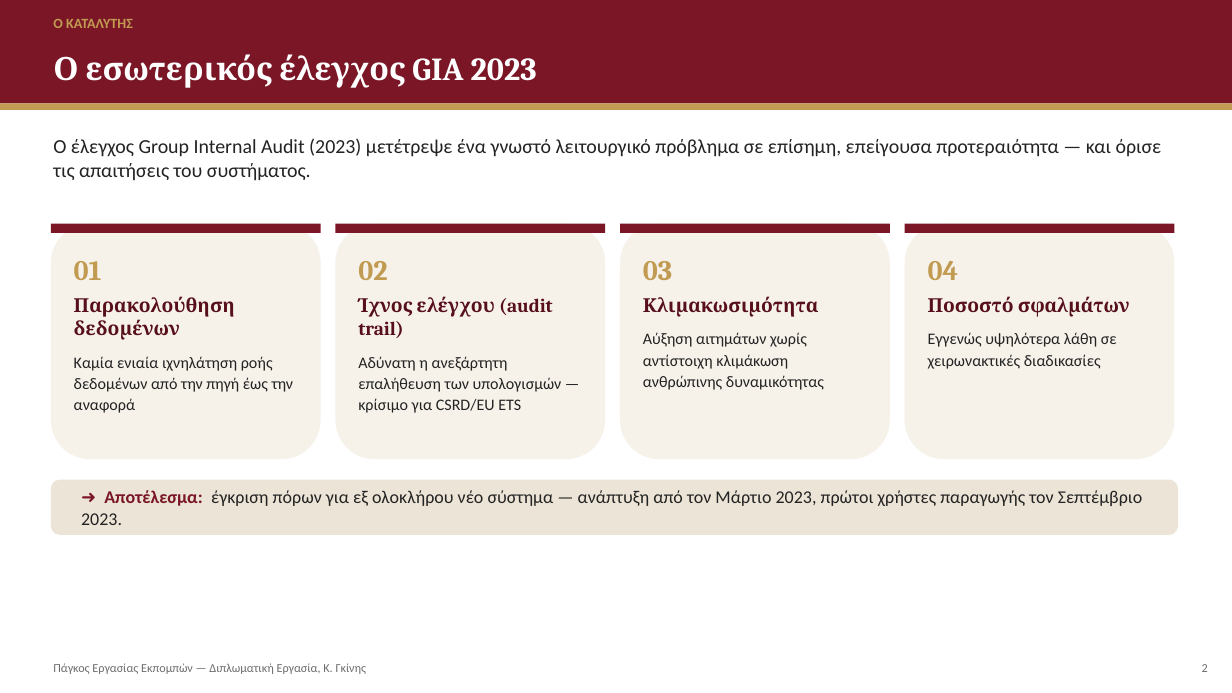
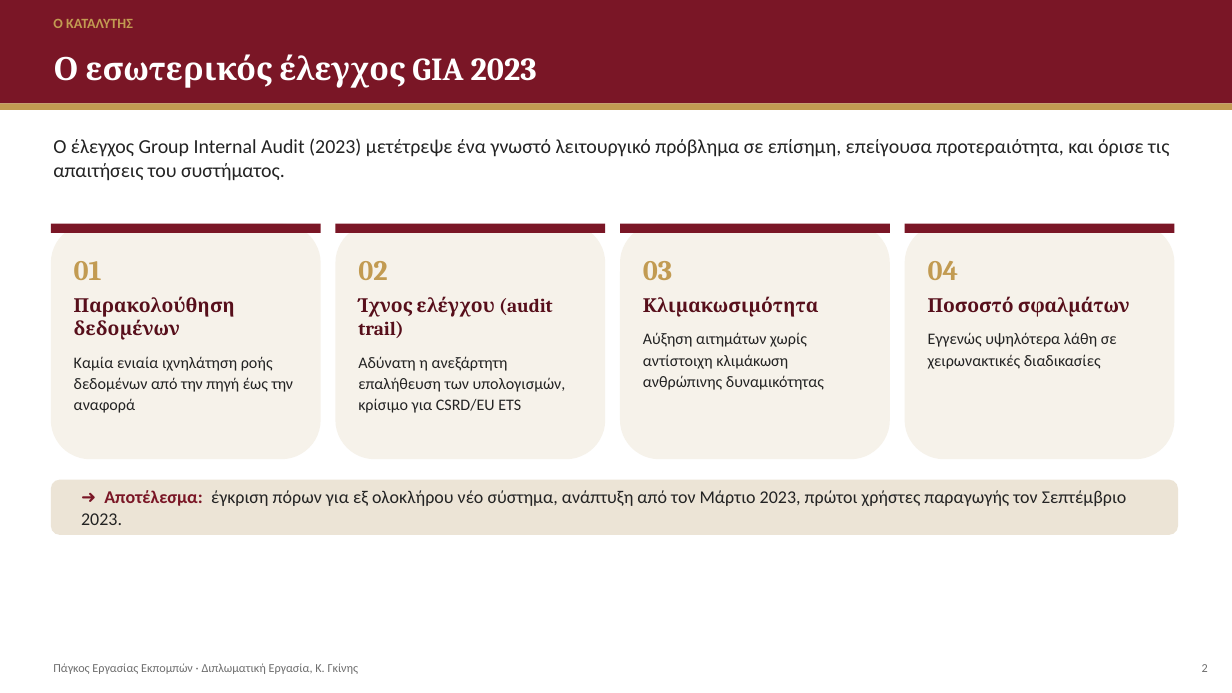
Before and after one commit to konst-gkinis/diplomatiki, a slide deck: slide 3 of presentations/defense.pptx. Drawn at 1232x693 pixels with LibreOffice and Linux fonts; fonts in the diff are those of the drawing. Boxes give left, top, right and bottom in pixels: in the first picture for what was removed or moved away, otherwise in the second. Text is boxed around its words. In the diff, an @@ line names an element or a change of style, - is before the commit and + after.

```diff
--- a/presentations/defense.pptx
+++ b/presentations/defense.pptx
@@ text at [53,138,1169,181]: text changed @@
-Ο έλεγχος Group Internal Audit (2023) μετέτρεψε ένα γνωστό λειτουργικό πρόβλημα σε επίσημη, επείγουσα προτεραιότητα — και όρισε τις απαιτήσεις του συστήματος.
+Ο έλεγχος Group Internal Audit (2023) μετέτρεψε ένα γνωστό λειτουργικό πρόβλημα σε επίσημη, επείγουσα προτεραιότητα, και όρισε τις απαιτήσεις του συστήματος.
@@ text at [358,356,566,413]: text changed @@
-Αδύνατη η ανεξάρτητη επαλήθευση των υπολογισμών — κρίσιμο για CSRD/EU ETS
+Αδύνατη η ανεξάρτητη επαλήθευση των υπολογισμών, κρίσιμο για CSRD/EU ETS
@@ text at [81,490,1127,525]: text changed @@
-➜ Αποτέλεσμα: έγκριση πόρων για εξ ολοκλήρου νέο σύστημα — ανάπτυξη από τον Μάρτιο 2023, πρώτοι χρήστες παραγωγής τον Σεπτέμβριο 2023.
+➜ Αποτέλεσμα: έγκριση πόρων για εξ ολοκλήρου νέο σύστημα, ανάπτυξη από τον Μάρτιο 2023, πρώτοι χρήστες παραγωγής τον Σεπτέμβριο 2023.
@@ text at [53,663,359,674]: text changed @@
-Πάγκος Εργασίας Εκπομπών — Διπλωματική Εργασία, Κ. Γκίνης
+Πάγκος Εργασίας Εκπομπών · Διπλωματική Εργασία, Κ. Γκίνης
```
Also in this commit, not shown: 15 other slides changed, 1 slide added, 22 other files.
